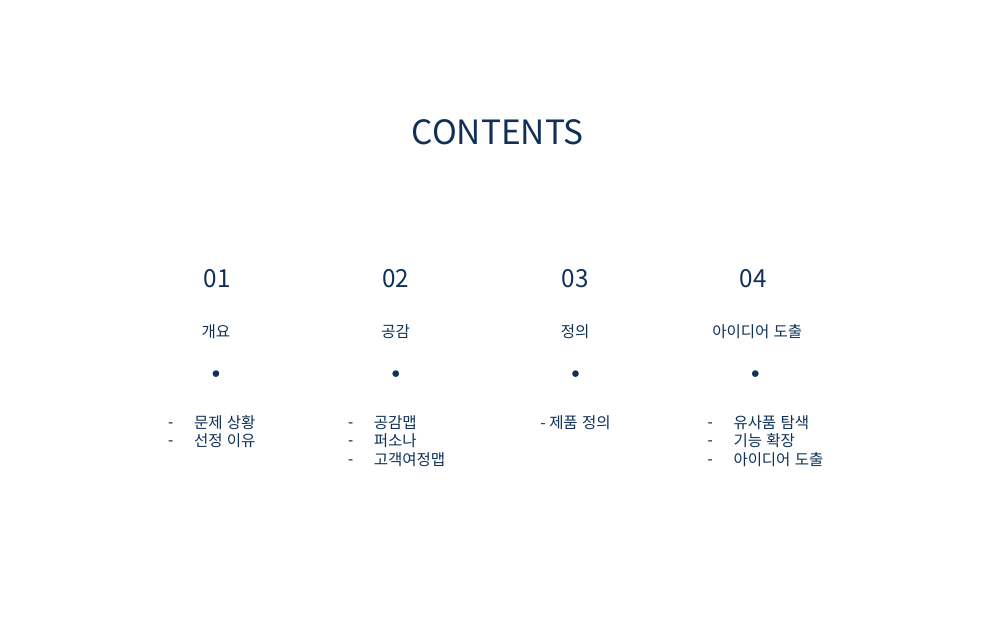
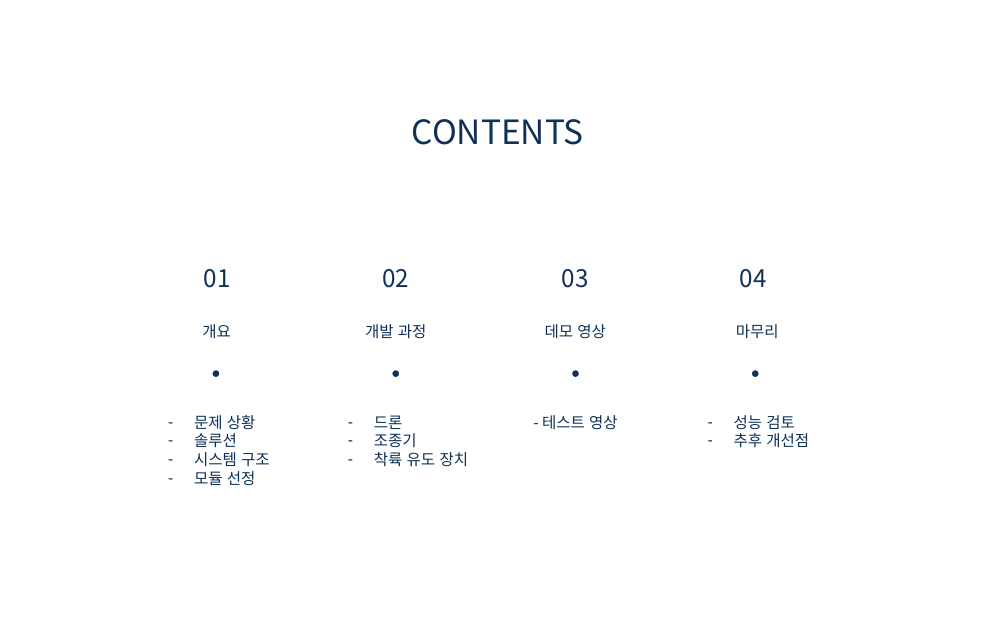
Before and after one commit to kimkyowon/Capstone_Design, a slide deck: slide 3 of 1.PrecisionLandingModule/1.ReasearchNote/FinalReport/캡스톤디자인 최종 발표 ICT융합학부 2018045323 김교원.pptx (slide 2 before the commit). Drawn at 1008x623 pixels with LibreOffice and Linux fonts; fonts in the diff are those of the drawing; background and template pictures are left out. Boxes give left, top, right and bottom in pixels: in the first picture for what was removed or moved away, otherwise in the second. Text is boxed around its words. In the diff, an @@ line names an element or a change of style, - is before the commit and + after.

```diff
--- a/1.PrecisionLandingModule/1.ReasearchNote/FinalReport/캡스톤디자인 최종 발표 ICT융합학부 2018045323 김교원.pptx
+++ b/1.PrecisionLandingModule/1.ReasearchNote/FinalReport/캡스톤디자인 최종 발표 ICT융합학부 2018045323 김교원.pptx
@@ text at box(365, 324, 427, 339): text changed @@
-공감
+개발 과정
@@ text at box(545, 324, 606, 339): text changed @@
-정의
+데모 영상
@@ text at box(736, 324, 779, 339): text changed @@
-아이디어 도출
+마무리
@@ text at box(374, 415, 469, 467): text changed @@
-– 공감맵
-– 퍼소나
-– 고객여정맵
+– 드론
+– 조종기
+– 착륙 유도 장치
@@ text at box(542, 415, 618, 429): text changed @@
-- 제품 정의
+- 테스트 영상
@@ text at box(734, 415, 809, 448): text changed @@
-– 유사품 탐색
-– 기능 확장
-– 아이디어 도출
+– 성능 검토
+– 추후 개선점
@@ text at box(194, 433, 270, 486): text changed @@
-– 선정 이유
+– 솔루션
+– 시스템 구조
+– 모듈 선정
```
Also in this commit, not shown: 1 other slide changed, 3 slides added, 2 slides removed.
